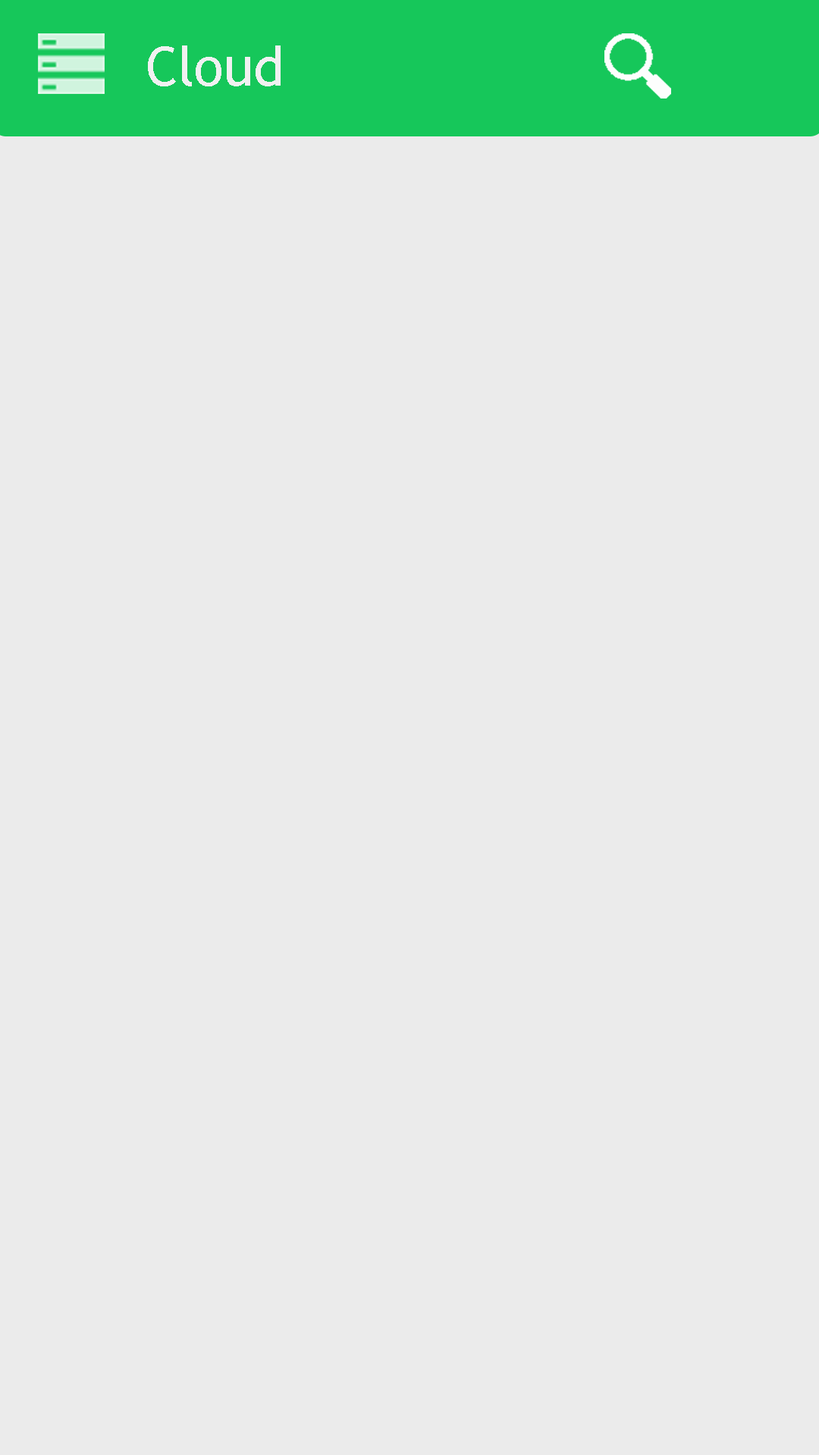
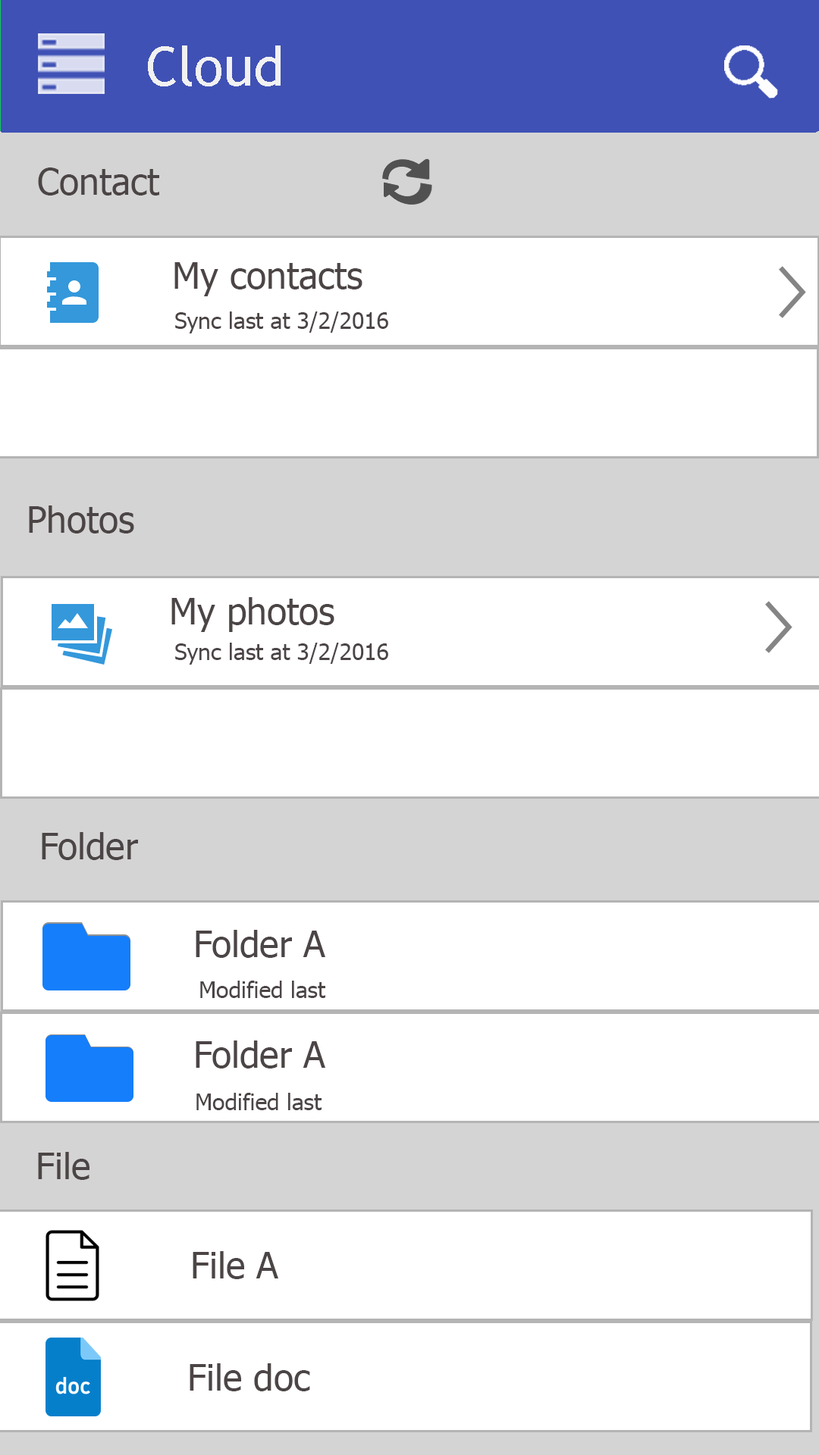
The second 819x1455 image is a revision of the first. Changes to its layers:
added layer "folder" (1st of 3) above "folder" over left=45, top=1035, right=134, bottom=1103
added layer "folder" (2nd of 3) above "Layer 5" over left=42, top=923, right=131, bottom=991
added layer "Sync last at 3/2/2016 copy" above "Sync last at 3/2/2016" over left=175, top=642, right=389, bottom=665
added layer "Sync last at 3/2/2016" above "My photos" over left=175, top=311, right=389, bottom=334
added layer "My photos" above "Modified last copy" over left=171, top=597, right=335, bottom=633
added layer "My contacts" above "File doc" over left=174, top=262, right=363, bottom=297
added layer "doc" above "file" over left=45, top=1337, right=101, bottom=1417
added layer "file" above "Cloud" over left=45, top=1230, right=100, bottom=1302
painted on "search" over left=604, top=33, right=779, bottom=99
painted on "actionbar", unmasked it over left=0, top=0, right=819, bottom=137
added layer "message2" above "message" over left=0, top=687, right=819, bottom=799
added layer "message" above "Photos" over left=0, top=576, right=819, bottom=688
added layer "folder2" (1st of 2) above "folder" over left=45, top=1034, right=134, bottom=1102
added layer "folder" (3rd of 3) above "folder2 copy" over left=42, top=922, right=131, bottom=990
added layer "folder2 copy" above "foler1 copy" over left=0, top=1321, right=812, bottom=1433
added layer "foler1 copy" above "File" over left=0, top=1209, right=813, bottom=1322
added layer "folder2" (2nd of 2) above "foler1" over left=0, top=1011, right=819, bottom=1124
added layer "foler1" above "Folder" over left=0, top=900, right=819, bottom=1012
added layer "contact2" above "contact1" over left=0, top=347, right=819, bottom=459
added layer "contact1" above "Contact" over left=0, top=235, right=819, bottom=348
painted on "Background" over left=0, top=0, right=819, bottom=1455
…and 15 more changes (15 added)
